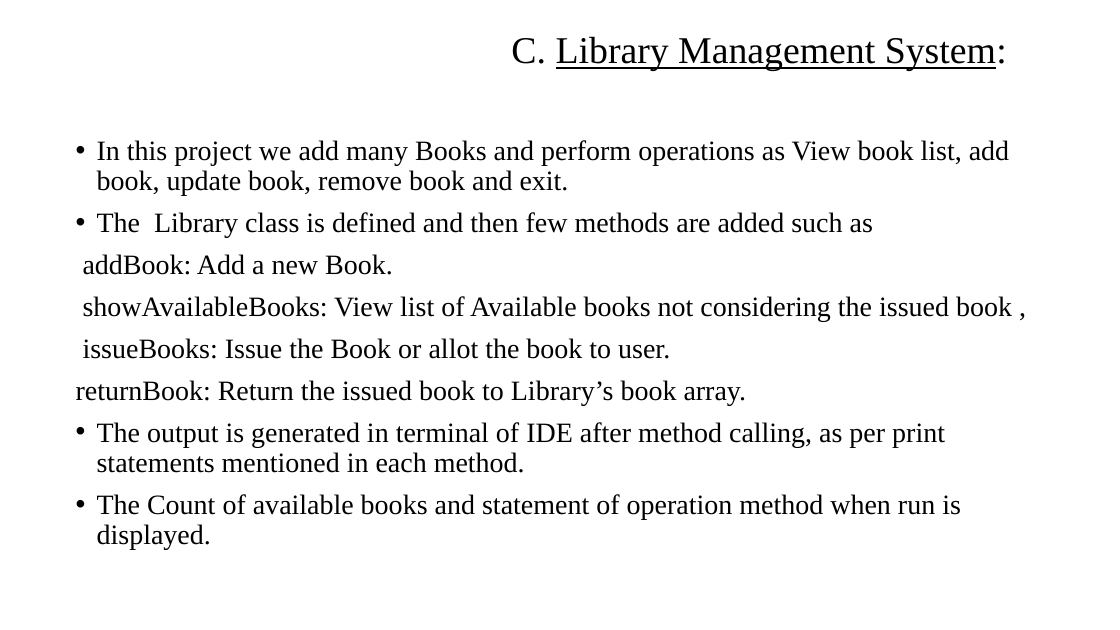
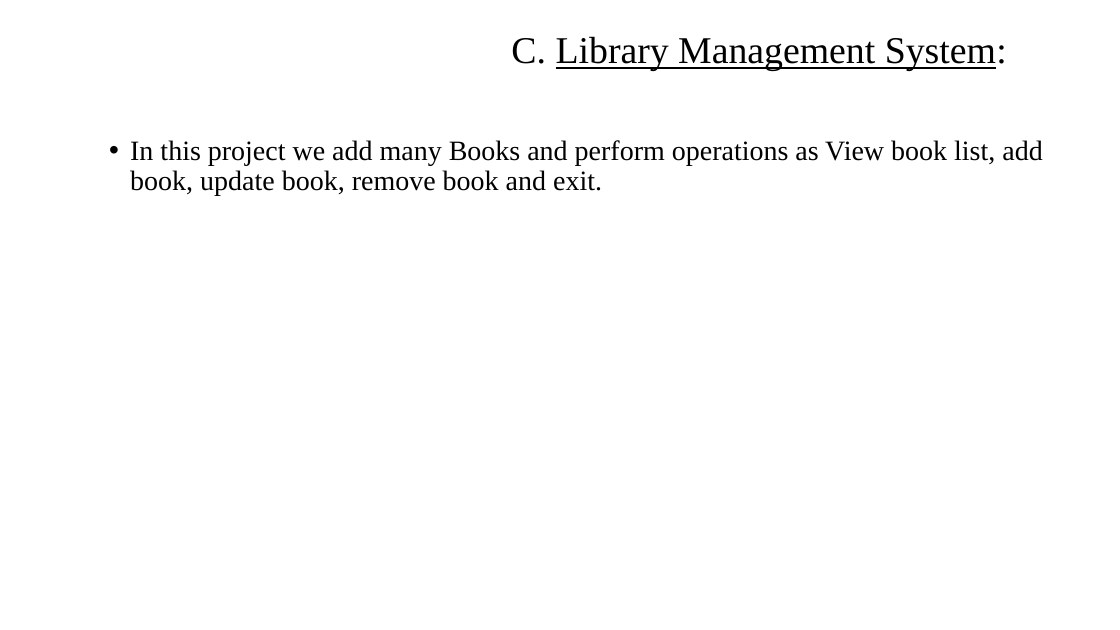
Before and after one commit to MPraneet/Java-files, a slide deck: slide 10 of Java Projects.pptx (slide 11 before the commit). Drawn at 1120x630 pixels with LibreOffice and Linux fonts; fonts in the diff are those of the drawing; background and template pictures are left out. Boxes give left, top, right and bottom in pixels: in the first picture for what was removed or moved away, otherwise in the second. Text is boxed around its words. In the diff, an @@ line names an element or a change of style, - is before the commit and + after.

Commit message:
Java_Projects
Core Java Projects

```diff
--- a/Java Projects.pptx
+++ b/Java Projects.pptx
@@ text "In this project we add ...": place and size @@
-text "In this project we add ..." at [76,140,1012,549]
+text "In this project we add ..." at [130,140,1042,196]
@@ text at [76,212,1012,549]: paragraphs removed @@
-• The Library class is defined and then few methods are added such as
-addBook: Add a new Book.
-showAvailableBooks: View list of Available books not considering the issued book ,
-issueBooks: Issue the Book or allot the book to user.
-returnBook: Return the issued book to Library’s book array.
-• The output is generated in terminal of IDE after method calling, as per print statements mentioned in each method.
-• The Count of available books and statement of operation method when run is displayed.
```
Also in this commit, not shown: 8 other slides changed, 1 slide removed, 2 other files.
